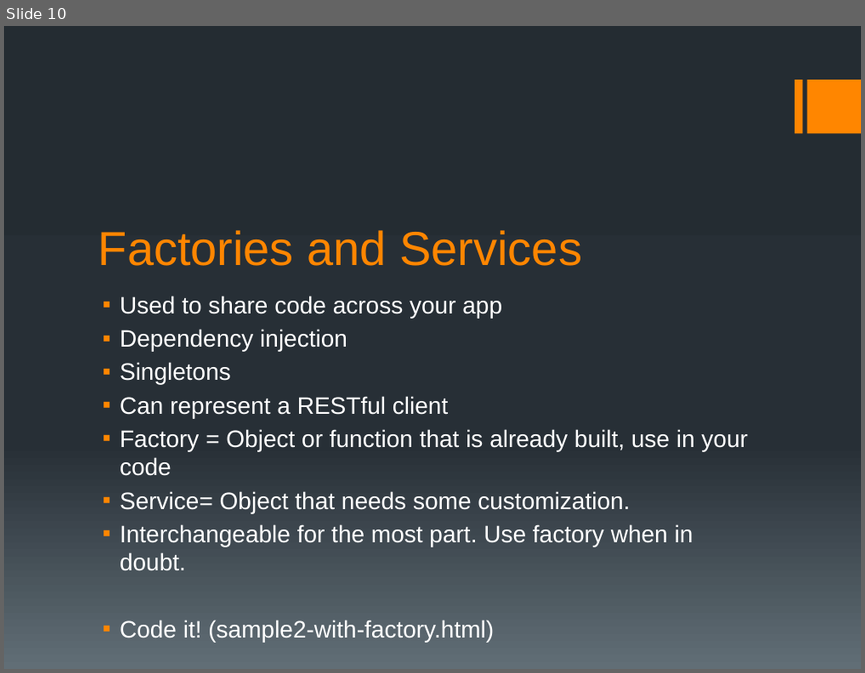
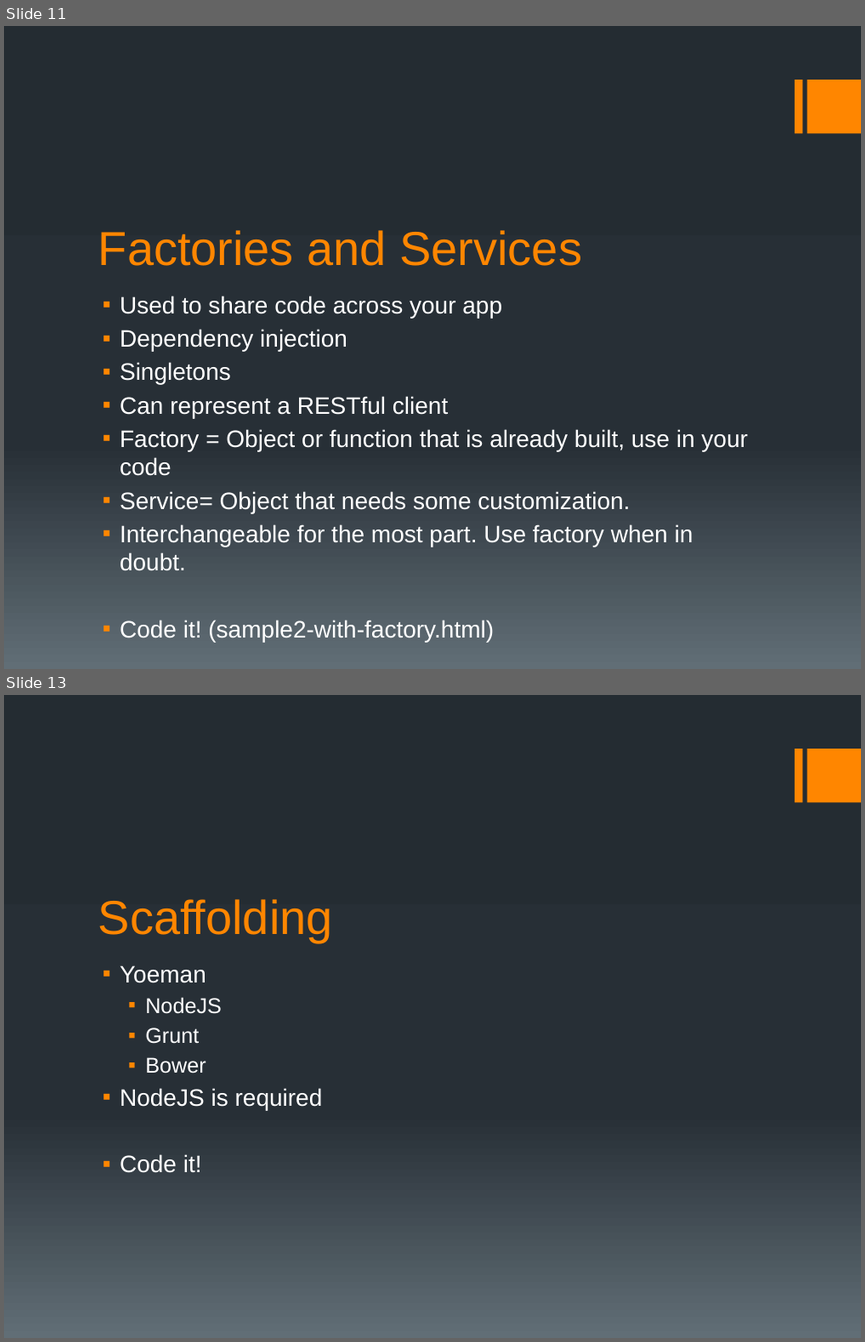
Before and after one commit to motobreath/angular_presentation, a slide deck: angular presentation.pptx. Shown one above the other, each under a label of ours: slide 10 before the commit, slides 11 and 13 after it; the slides between them are not shown. The pictures are 865x673 and 865x1342 pixels, drawn with LibreOffice and Linux fonts; fonts in the diff are those of the drawing. Boxes give left, top, right and bottom in pixels: in the first picture for what was removed or moved away, otherwise in the second. Text is boxed around its words. In the diff, an @@ line names an element or a change of style, - is before the commit and + after.

```diff
--- a/angular presentation.pptx
+++ b/angular presentation.pptx
@@ slide 13 added at bbox=[4, 695, 861, 1338], background gradient #242C33 to #273037 to #636D76; not listed: 2 template elements that a slide beside it also shows @@
@@ title added at bbox=[98, 899, 333, 942], 40 pt, text #FF8600 @@
+Scaffolding
@@ text added at bbox=[120, 965, 323, 1173], 20 pt, text #FFFFFF @@
+▪ Yoeman
+  ▪ NodeJS
+  ▪ Grunt
+  ▪ Bower
+▪ NodeJS is required
+▪ Code it!
@@ what was slide 10 is now slide 11 @@
```
Also in this commit, not shown: 4 slides changed, 1 other slide added.
